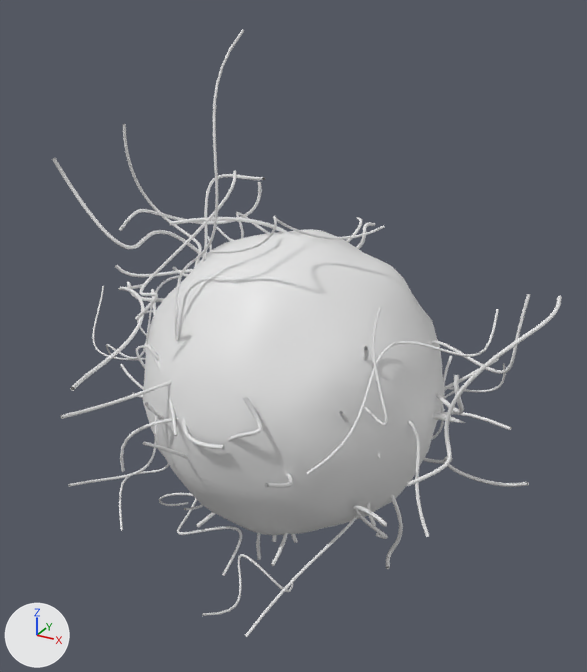
Two versions of the glTF model inner-restore/assets/models/vessel.raw.glb, one commit apart.
Rendered twice from a camera (50 mm lens) standing at (23.7, -43.0, 24.8) and looking at (-1.3, 2.4, 2.0). Arrows for +X, +Y and +Z are at lower left; the lights stay in place. The older version comes first.

In view in the first picture: 'fibrin', 'foam' and 1 more.
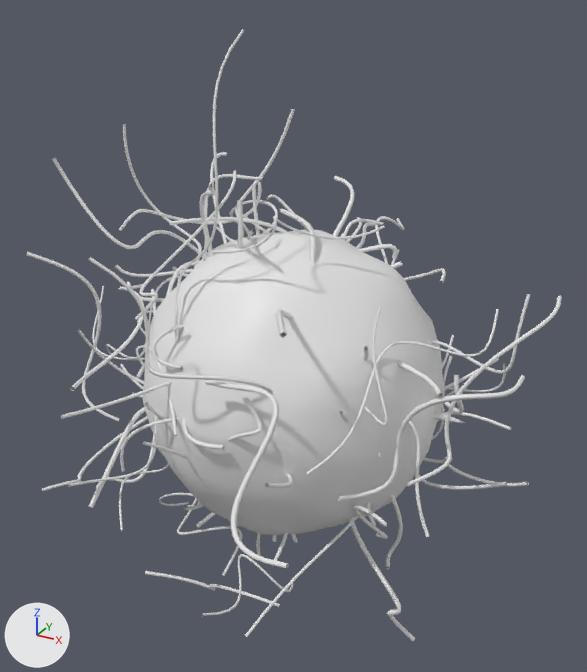
Location of each change, [x1, y1, x2, y2] in pixels of the pictures (587 x 672 px):
'fibrin_lo', added: after [26, 109, 525, 641]

Patch to the scene script:
```diff
--- a/inner-restore/assets/models/vessel.raw.glb.py
+++ b/inner-restore/assets/models/vessel.raw.glb.py
@@ me_f_110 @@
+me_f_110.from_pydata(...)  # 7680 vertices, 14880 faces; spans x -19.0..15.5, y -16.3..21.2, z -16.4..16.0
+me_f_110.materials.append(mat_cell)  # white #e7e7e7
@@ ob_fibrin_lo @@
+ob_fibrin_lo = bpy.data.objects.new('fibrin_lo', me_f_110)
+ob_fibrin_lo.location = (0.0, 0.0, 0.0)
```
